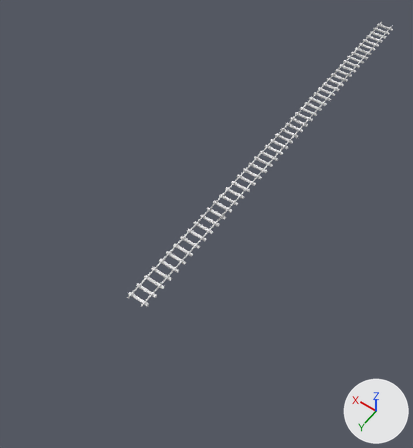
The FBX model Assets/Rails.fbx as it was, and as the next commit left it.
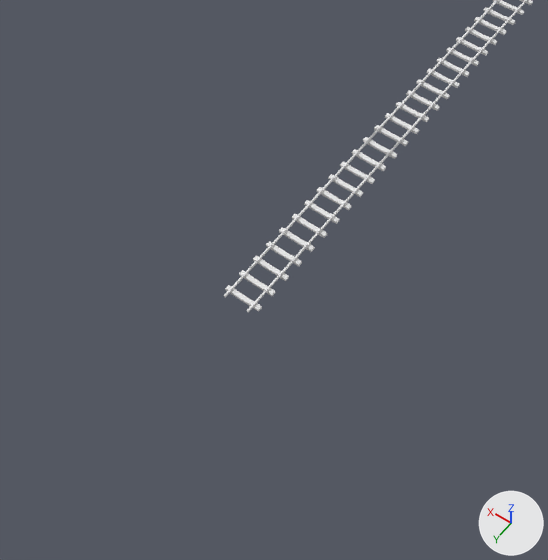
Each version appears first whole from a 50 mm camera at (-83.5, 131.3, 134.5) aimed at (-17.7, 39.1, -10.4), and next in a close-up on the part from 0% to 76% of the width and 29% to 100% of the height. Lighting does not change. The marker at lower right points along +X, +Y and +Z. Materials are left out; every surface is plain grey. Where no turn or scale is listed for an object, it has been applied to the vertices. Vertices at the same position are counted once.

In view in the first close-up: 'Rails'.
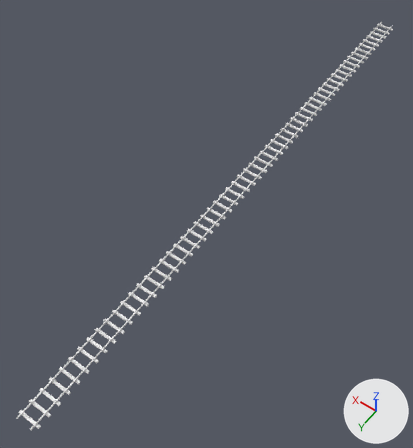
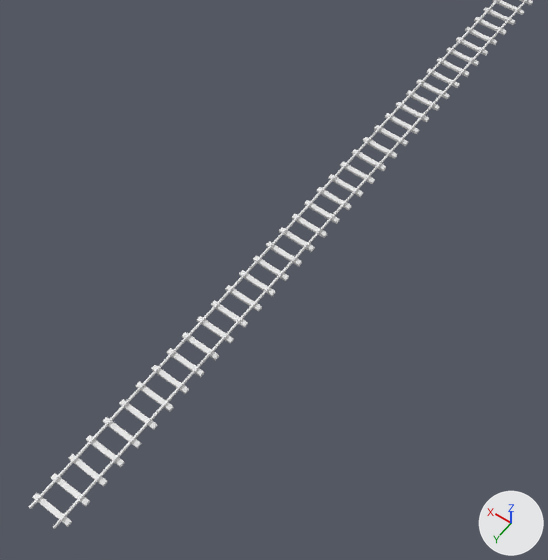
The newer file is also turned or shifted as a whole; pictures and numbers use the older file's frame.

Boxes (x1, y1, x2, y2) around the edits, measured in the close-ups (548 x 560 px):
'Rails', reshaped
    before: (224, 0, 533, 312)
    after: (29, 0, 533, 529)
part 1 of me_mesh, added
    after: (33, 492, 72, 527)
part 2 of me_mesh, added
    after: (50, 473, 90, 506)
part 3 of me_mesh, added
    after: (69, 454, 107, 487)
part 4 of me_mesh, added
    after: (86, 435, 125, 467)
part 5 of me_mesh, added
    after: (103, 417, 141, 448)
part 6 of me_mesh, added
    after: (119, 399, 158, 430)
part 7 of me_mesh, added
    after: (136, 382, 174, 411)
part 8 of me_mesh, added
    after: (151, 365, 189, 394)
part 9 of me_mesh, added
    after: (167, 348, 204, 377)
part 10 of me_mesh, added
    after: (182, 332, 219, 360)
part 11 of me_mesh, added
    after: (197, 316, 234, 344)
part 12 of me_mesh, added
    after: (211, 300, 248, 328)
part 13 of me_mesh, added
    after: (53, 311, 248, 529)
part 14 of me_mesh, added
    after: (29, 296, 225, 509)
part 15 of me_mesh, added
    after: (352, 132, 397, 170)

The change in detail:
me_mesh is used by ob_rails; location (-22.4, -1.0, 0.2).
me_mesh had 1744 vertices, 3288 faces and spanned x -3.0..3.0, y -80.0..80.0, z -1.0..1.0.
me_mesh now has 2200 vertices, 4120 faces and spans x -3.0..3.0, y -80.0..120.0, z -1.0..1.0.
me_mesh part 1: the loose piece of 32 vertices spanning x -3.0..3.0, y 78.0..79.0, z -1.0..0.0 is copied, and the copy is moved by (0.0, 40.0, 0.0); it spans x -3.0..3.0, y 118.0..119.0, z -1.0..0.0.
me_mesh part 2: the loose piece of 32 vertices spanning x -3.0..3.0, y 78.0..79.0, z -1.0..0.0 is copied, and the copy is moved by (0.0, 37.0, 0.0); it spans x -3.0..3.0, y 115.0, z -1.0..0.0.
me_mesh part 3: the loose piece of 32 vertices spanning x -3.0..3.0, y 78.0..79.0, z -1.0..0.0 is copied, and the copy is moved by (0.0, 33.0, 0.0); it spans x -3.0..3.0, y 111.0..112.0, z -1.0..0.0.
me_mesh part 4: the loose piece of 32 vertices spanning x -3.0..3.0, y 78.0..79.0, z -1.0..0.0 is copied, and the copy is moved by (0.0, 30.0, 0.0); it spans x -3.0..3.0, y 108.0..109.0, z -1.0..0.0.
me_mesh part 5: the loose piece of 32 vertices spanning x -3.0..3.0, y 78.0..79.0, z -1.0..0.0 is copied, and the copy is moved by (0.0, 27.0, 0.0); it spans x -3.0..3.0, y 105.0, z -1.0..0.0.
me_mesh part 6: the loose piece of 32 vertices spanning x -3.0..3.0, y 78.0..79.0, z -1.0..0.0 is copied, and the copy is moved by (0.0, 23.0, 0.0); it spans x -3.0..3.0, y 101.0..102.0, z -1.0..0.0.
me_mesh part 7: the loose piece of 32 vertices spanning x -3.0..3.0, y 78.0..79.0, z -1.0..0.0 is copied, and the copy is moved by (0.0, 20.0, 0.0); it spans x -3.0..3.0, y 98.0..99.0, z -1.0..0.0.
me_mesh part 8: the loose piece of 32 vertices spanning x -3.0..3.0, y 78.0..79.0, z -1.0..0.0 is copied, and the copy is moved by (0.0, 17.0, 0.0); it spans x -3.0..3.0, y 95.0, z -1.0..0.0.
me_mesh part 9: the loose piece of 32 vertices spanning x -3.0..3.0, y 78.0..79.0, z -1.0..0.0 is copied, and the copy is moved by (0.0, 13.0, 0.0); it spans x -3.0..3.0, y 91.0..92.0, z -1.0..0.0.
me_mesh part 10: the loose piece of 32 vertices spanning x -3.0..3.0, y 78.0..79.0, z -1.0..0.0 is copied, and the copy is moved by (0.0, 10.0, 0.0); it spans x -3.0..3.0, y 88.0..89.0, z -1.0..0.0.
me_mesh part 11: the loose piece of 32 vertices spanning x -3.0..3.0, y 78.0..79.0, z -1.0..0.0 is copied, and the copy is moved by (0.0, 7.0, 0.0); it spans x -3.0..3.0, y 85.0, z -1.0..0.0.
me_mesh part 12: the loose piece of 32 vertices spanning x -3.0..3.0, y 78.0..79.0, z -1.0..0.0 is copied, and the copy is moved by (0.0, 3.0, 0.0); it spans x -3.0..3.0, y 81.0..82.0, z -1.0..0.0.
me_mesh part 13: a new loose piece of 28 vertices spanning x -2.0, y 80.0..120.0, z 0.0..1.0.
me_mesh part 14: a new loose piece of 28 vertices spanning x 2.0, y 80.0..120.0, z 0.0..1.0.
me_mesh part 15: 8 vertices added at x -2.0..2.0, y 40.0, z 0.0..1.0.
